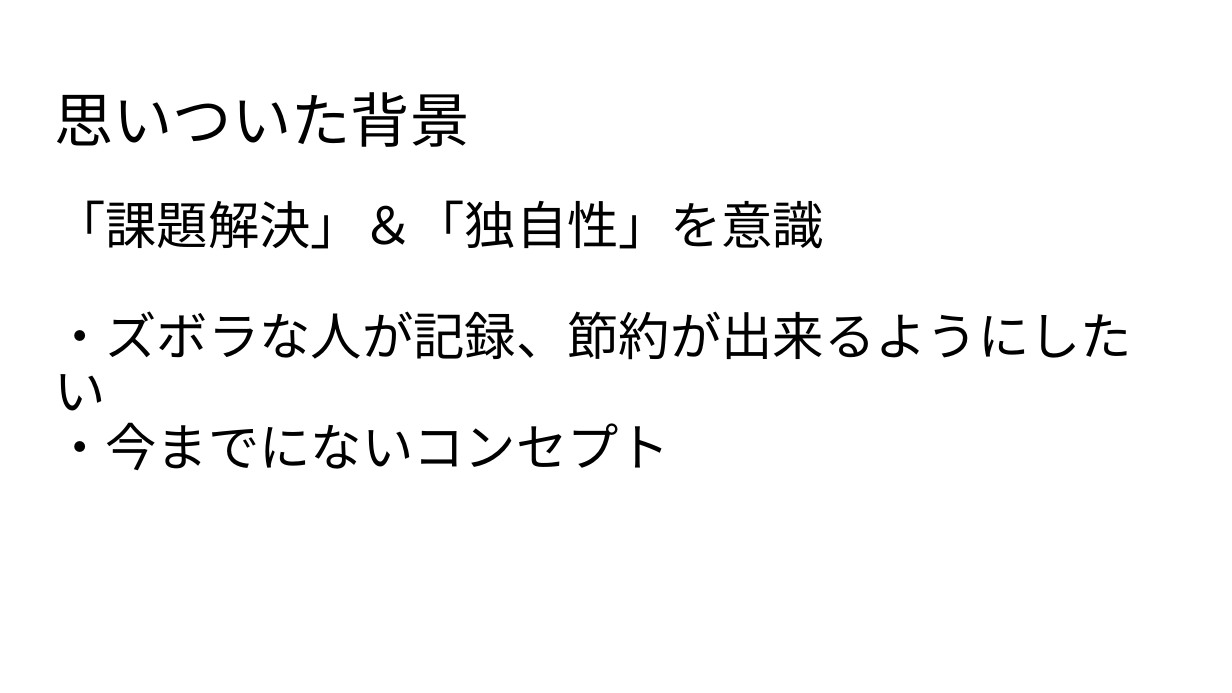
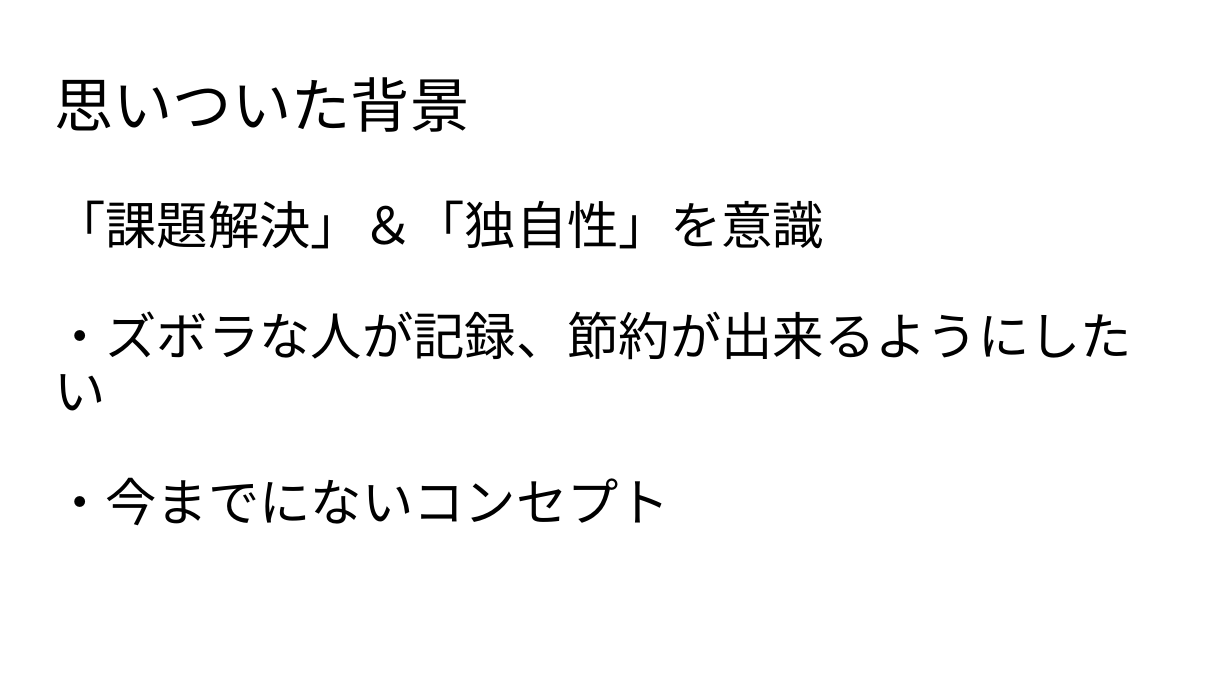
Before and after one commit to dojo2022/C-4, a slide deck: slide 5 of C-4_配布資料/C４_発表スライド.pptx. Drawn at 1232x693 pixels with LibreOffice and Linux fonts; fonts in the diff are those of the drawing. Boxes give left, top, right and bottom in pixels: in the first picture for what was removed or moved away, otherwise in the second. Text is boxed around its words. In the diff, an @@ line names an element or a change of style, - is before the commit and + after.

```diff
--- a/C-4_配布資料/C４_発表スライド.pptx
+++ b/C-4_配布資料/C４_発表スライド.pptx
@@ title "思いついた背景": place and size @@
-title "思いついた背景" at <box>54,92,469,147</box>
+title "思いついた背景" at <box>54,77,469,132</box>
@@ text "「課題解決」＆「独自性」を意識" rewrapped from <box>54,200,1132,471</box> to <box>54,200,1132,526</box> @@
```
Also in this commit, not shown: 18 other slides changed.
